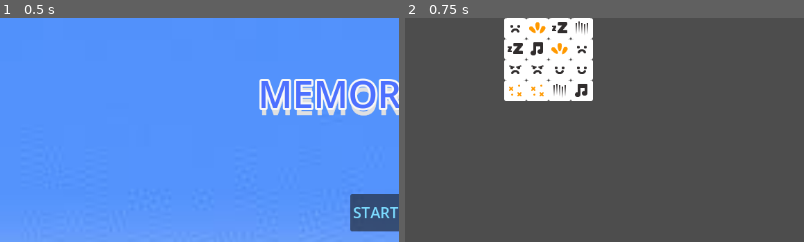
Above: before the commit, frames 1-2 (left to right).
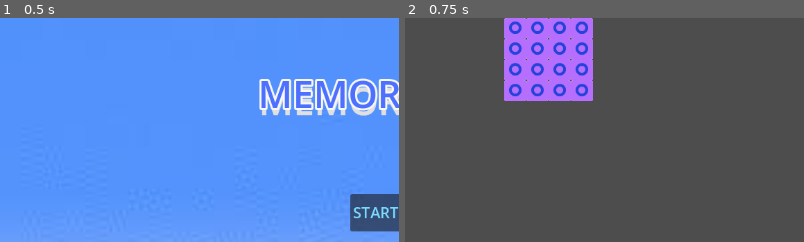
Above: after the commit, the same moments.

Repository: KartikaApDD/MemoryGame
Game: Godot game, scene res://control.tscn
Same seed, same stepped clock (60 frames per second), same inputs: the game is played once before the commit and once after it.
Inputs:
- Up to frame 1 (0.5 s): no input
- Up to frame 2 (0.75 s): click "START GAME" at 0.5 s
The pictures show only the part of the screen within x 0-50%, y 0-50%; the shares and areas given below are measured in that part.

Frame 1 is identical in both runs. In frame 2, 8.2% of the frame differs, in the area x 24-48%, y 0-38%.

Commit message:
Update tile_map.gd

Diff:
--- a/tile_map.gd
+++ b/tile_map.gd
@@ -7,7 +7,7 @@
 enum Layers{hidden,revealed}
 var SOURCE_NUM = 0
 const hidden_tile_coords = Vector2(6,2)
-const hidden_tile_alt = 1
+const hidden_tile_alt = 3
 var revealed_spots = []
 var tile_pos_to_atlas_pos = {}
 var score = 0
@@ -52,7 +52,7 @@
 			var pos_clicked = Vector2(local_to_map(to_local(global_clicked)))
 			print(pos_clicked)
 			var current_tile_alt = get_cell_alternative_tile(Layers.hidden, pos_clicked)
-			if current_tile_alt == 1 and revealed_spots.size() < 2:
+			if current_tile_alt == 3 and revealed_spots.size() < 2:
 				self.set_cell(Layers.hidden, pos_clicked, -1)
 				revealed_spots.append(pos_clicked)
 				if revealed_spots.size() == 2:
--- a/tile_map.tscn
+++ b/tile_map.tscn
@@ -54,6 +54,6 @@
 format = 2
 layer_0/name = "hidden"
 layer_0/z_index = 5
-layer_1/name = "reveal"
+layer_1/name = "revealed"
 layer_1/tile_data = PackedInt32Array()
 script = ExtResource("2_d46i3")
